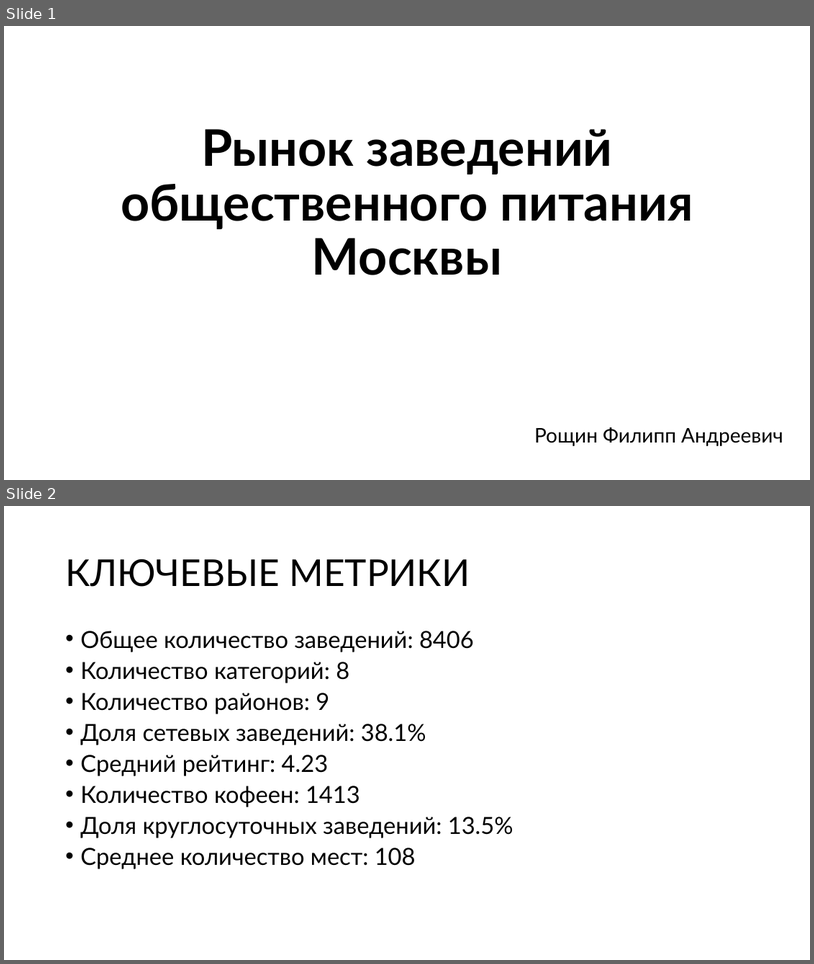
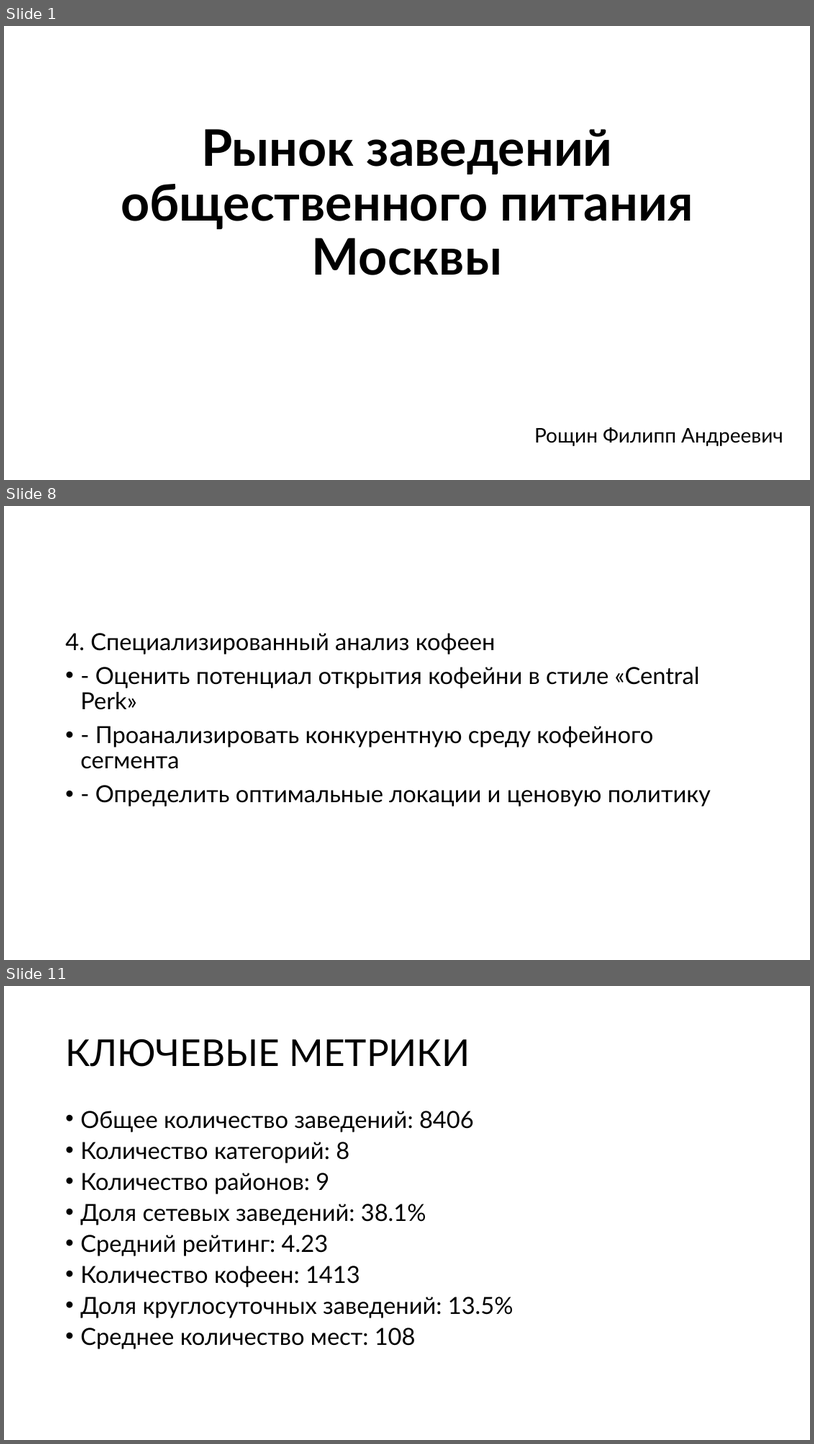
Before and after one commit to PHILIPP111007/masters_degree_Roshchin_M25-555, a slide deck: BI/moscow_places/moscow_places_hw.pptx. Shown one above the other, each under a label of ours: slides 1 and 2 before the commit, slides 1, 8 and 11 after it; the slides between them are not shown. The pictures are 814x964 and 814x1444 pixels, drawn with LibreOffice and Linux fonts; fonts in the diff are those of the drawing. Boxes give left, top, right and bottom in pixels: in the first picture for what was removed or moved away, otherwise in the second. Text is boxed around its words. In the diff, an @@ line names an element or a change of style, - is before the commit and + after.

```diff
--- a/BI/moscow_places/moscow_places_hw.pptx
+++ b/BI/moscow_places/moscow_places_hw.pptx
@@ slide 8 added at box(4, 506, 810, 960), background #FFFFFF @@
@@ text added at box(65, 633, 711, 806), 28 pt, text #000000 @@
+4. Специализированный анализ кофеен
+• - Оценить потенциал открытия кофейни в стиле «Central Perk»
+• - Проанализировать конкурентную среду кофейного сегмента
+• - Определить оптимальные локации и ценовую политику
@@ what was slide 2 is now slide 11 @@
```
Also in this commit, not shown: 2 slides changed, 14 other slides added, 2 other files.
